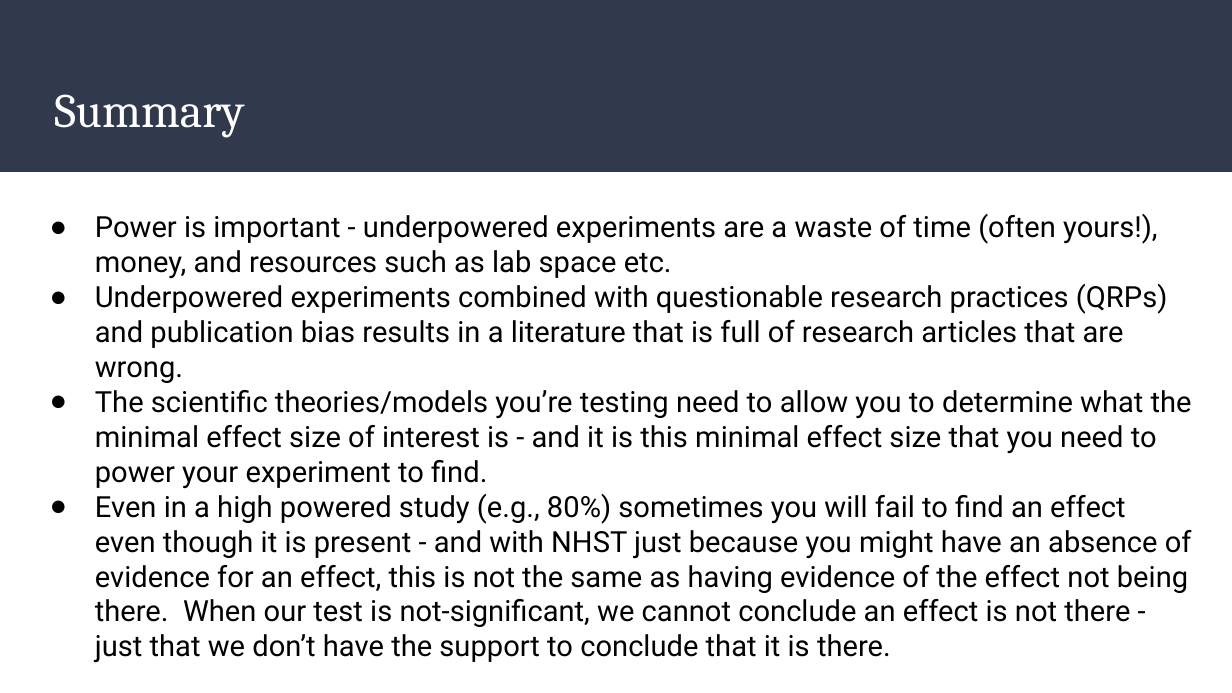
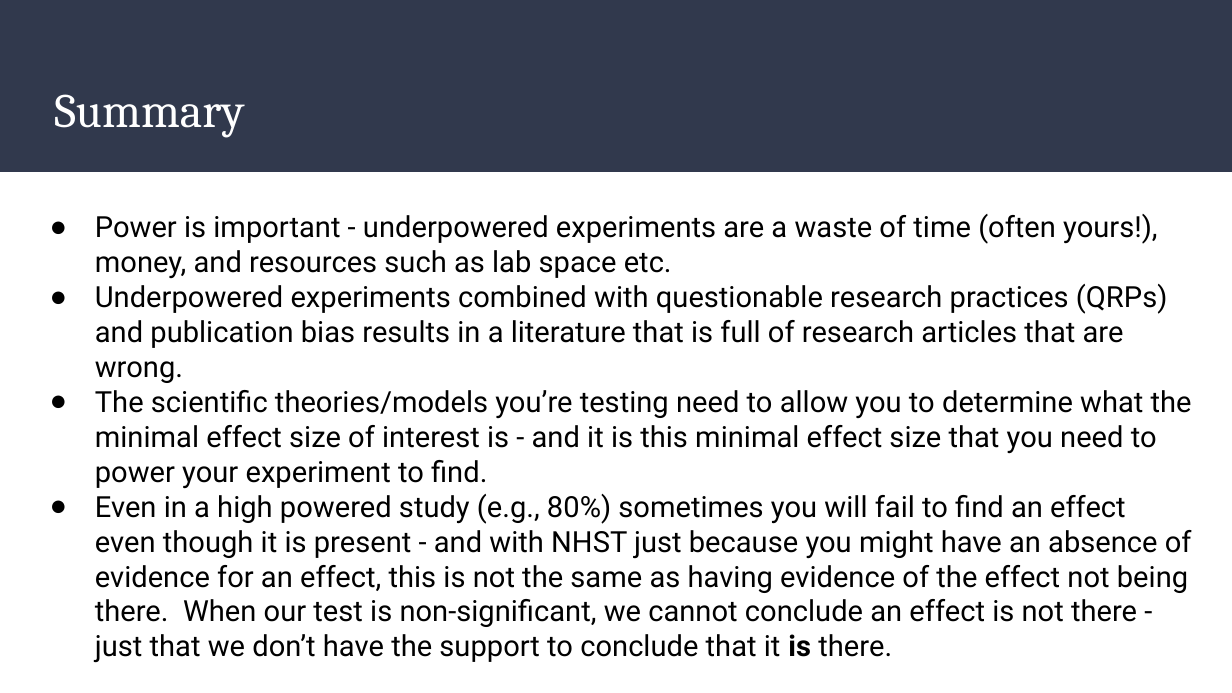
Before and after one commit to dannagifford/Wk6-13_experimental_power, a slide deck: slide 22 of slides/experimental_power.odp. Drawn at 1232x693 pixels with LibreOffice and Linux fonts; fonts in the diff are those of the drawing. Boxes give left, top, right and bottom in pixels: in the first picture for what was removed or moved away, otherwise in the second. Text is boxed around its words. In the diff, an @@ line names an element or a change of style, - is before the commit and + after.

Commit message:
update slides

```diff
--- a/slides/experimental_power.odp
+++ b/slides/experimental_power.odp
@@ text at (95, 494, 1192, 663): text changed @@
-● Even in a high powered study (e.g., 80%) sometimes you will fail to find an effect even though it is present - and with NHST just because you might have an absence of evidence for an effect, this is not the same as having evidence of the effect not being there. When our test is not-significant, we cannot conclude an effect is not there - just that we don’t have the support to conclude that it is there.
+● Even in a high powered study (e.g., 80%) sometimes you will fail to find an effect even though it is present - and with NHST just because you might have an absence of evidence for an effect, this is not the same as having evidence of the effect not being there. When our test is non-significant, we cannot conclude an effect is not there - just that we don’t have the support to conclude that it is there.
```
Also in this commit, not shown: 1 other file.
